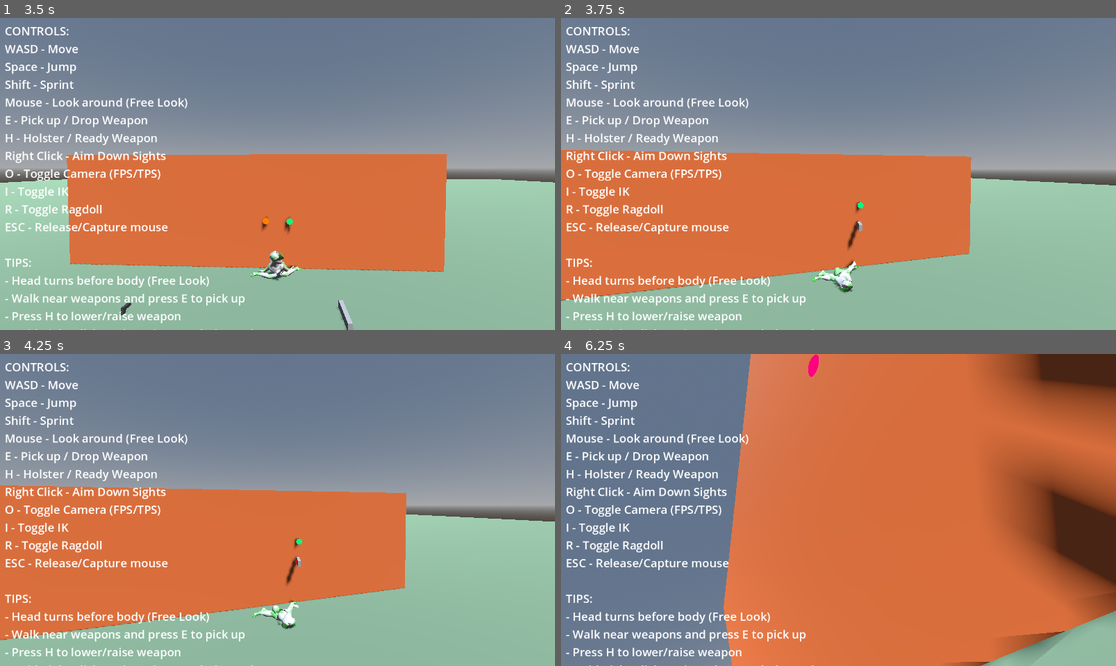
Above: before the commit, frames 1-4 (two rows, left to right).
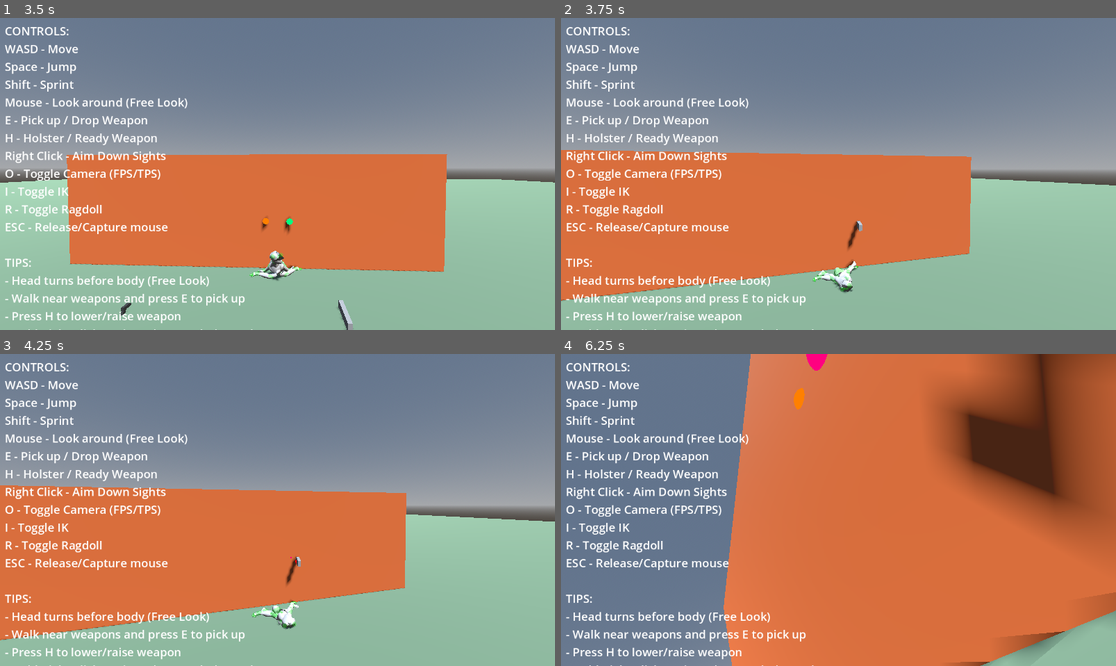
Above: after the commit, the same moments.

Repository: lmf-git/fpsikanimragdoll
Game: Godot game, scene res://world.tscn
Two runs of this game, one before a commit and one after it. Both use one fixed random seed, a clock stepped at 60 frames per second and the inputs below.
Inputs (mouse positions are in pixels of both pictures, inside the frame that each line leads up to):
- Up to frame 1 (3.5 s): tap Enter at 0.5 s; move the mouse to (305, 174) at 0.52 s; hold Shift (sprint) 0.53-1.28 s; hold W (move_forward) from 0.53 s (still down); click (305, 174) at 0.67 s; tap Space (jump) at 0.77, 1.52, 3.02 s; move the mouse to (249, 174) at 1.27 s; tap O (toggle_camera) at 1.35 s; move the mouse to (288, 167) at 2.02 s; hold I (toggle_ik) 2.03-2.78 s; move the mouse to (271, 180) at 2.77 s; tap R (toggle_ragdoll) at 2.85 s; click (271, 180) at 2.92 s
- Up to frame 2 (3.75 s): keep holding W (move_forward); move the mouse to (877, 177) at 3.52 s; tap E at 3.6 s
- Up to frame 3 (4.25 s): keep holding W (move_forward); tap Space (jump) at 3.77 s
- Up to frame 4 (6.25 s): move the mouse to (794, 506) at 4.27 s; tap H at 4.35 s; tap Space (jump) at 4.52, 6.02 s; move the mouse to (844, 510) at 5.02 s; hold Shift (sprint) 5.03-5.78 s; click (844, 510) at 5.17 s; move the mouse to (816, 503) at 5.77 s; release W (move_forward) at 5.78 s; hold D (move_right) from 5.78 s (still down); tap O (toggle_camera) at 5.85 s

Frame 1 is identical in both runs. In frame 2, less than 0.1% of the frame differs, in the area x 53-55%, y 58-66%; in frame 3, less than 0.1%; in frame 4, 16%, in the area x 41-100%, y 0-84%.

Commit message:
Fix IK target order and reduce aggressive elbow positioning
IK Chain Order Fix:
- Changed IK application order: wrist IK now applied BEFORE elbow IK
- This ensures the hand reaches its target position first
- Elbow IK then bends the elbow to create natural arm pose
- Previous order (elbow first) was constraining wrist movement

Elbow Positioning Adjustments:
- Reduced elbow outward offset: 0.5m -> 0.3m (both arms)
- Reduced elbow down offset: 0.25m -> 0.15m (both arms)
- Moved elbow forward: 30% -> 40% along chest-to-hand line
- Less aggressive positioning allows better hand target reach
- Still prevents hand inward rotation

Bug Fixes:
- Removed duplicate left_wrist_ik.start() call in IK disabled section

Result: Hand should now reach weapon grip position correctly

Diff:
--- a/character_controller.gd
+++ b/character_controller.gd
@@ -1969,13 +1969,13 @@
 		var aim_right = aim_direction.cross(up_ref).normalized()
 		var aim_down = aim_right.cross(aim_direction).normalized()
 
-		# Position elbow FAR OUT TO THE SIDE and DOWN to prevent inward hand rotation
-		# Keep elbow closer to shoulder (30% to hand)
-		var elbow_pos = anchor_transform.origin + chest_to_hand * 0.3
-
-		# VERY LARGE offset to the right to force elbow outward
-		elbow_pos += aim_right * 0.5   # Much further right (was 0.35)
-		elbow_pos += aim_down * 0.25   # Further down (was 0.2)
+		# Position elbow out to the side and down to create natural arm bend
+		# Position elbow partway along the line from chest to hand
+		var elbow_pos = anchor_transform.origin + chest_to_hand * 0.4
+
+		# Moderate offset to the right and down for natural bend
+		elbow_pos += aim_right * 0.3   # To the right (reduced from 0.5)
+		elbow_pos += aim_down * 0.15   # Down for natural drop (reduced from 0.25)
 
 		right_elbow_target.global_position = elbow_pos
 
@@ -1998,12 +1998,12 @@
 			var aim_right = aim_direction.cross(up_ref).normalized()
 			var aim_down = aim_right.cross(aim_direction).normalized()
 
-			# Position elbow FAR OUT TO THE LEFT SIDE and DOWN to prevent inward hand rotation
-			var elbow_pos = anchor_transform.origin + chest_to_hand * 0.3
-
-			# VERY LARGE offset to the left to force elbow outward
-			elbow_pos += aim_right * -0.5   # Much further left (was -0.35)
-			elbow_pos += aim_down * 0.25    # Further down (was 0.2)
+			# Position elbow out to the left side and down to create natural arm bend
+			var elbow_pos = anchor_transform.origin + chest_to_hand * 0.4
+
+			# Moderate offset to the left and down for natural bend
+			elbow_pos += aim_right * -0.3   # To the left (reduced from -0.5)
+			elbow_pos += aim_down * 0.15    # Down for natural drop (reduced from 0.25)
 
 			left_elbow_target.global_position = elbow_pos
 
@@ -2089,18 +2089,20 @@
 		# Arm IK depends on weapon equipped state
 		if equipped_weapon:
 			# Weapon equipped - always use right arm IK to hold weapon
+			# Apply wrist IK BEFORE elbow IK for better hand positioning
+			if right_wrist_ik:
+				right_wrist_ik.start()
 			if right_elbow_ik:
 				right_elbow_ik.start()
-			if right_wrist_ik:
-				right_wrist_ik.start()
 
 			# Left arm IK control based on weapon state
 			if weapon_state == WeaponState.AIMING:
 				# When aiming, activate left arm IK for two-handed grip or support
+				# Apply wrist IK BEFORE elbow IK
+				if left_wrist_ik:
+					left_wrist_ik.start()
 				if left_elbow_ik:
 					left_elbow_ik.start()
-				if left_wrist_ik:
-					left_wrist_ik.start()
 			else:
 				# Not aiming - disable left arm IK for relaxed pose (one-handed grip)
 				if left_elbow_ik:
@@ -2121,17 +2123,18 @@
 		# IK disabled - but keep arm IK active if weapon equipped
 		if equipped_weapon:
 			# Keep right arm IK active to hold weapon
+			# Apply wrist IK BEFORE elbow IK
+			if right_wrist_ik:
+				right_wrist_ik.start()
 			if right_elbow_ik:
 				right_elbow_ik.start()
-			if right_wrist_ik:
-				right_wrist_ik.start()
 
 			# Left arm IK only when aiming
 			if weapon_state == WeaponState.AIMING:
+				if left_wrist_ik:
+					left_wrist_ik.start()
 				if left_elbow_ik:
 					left_elbow_ik.start()
-				if left_wrist_ik:
-					left_wrist_ik.start()
 			else:
 				if left_elbow_ik:
 					left_elbow_ik.stop()
